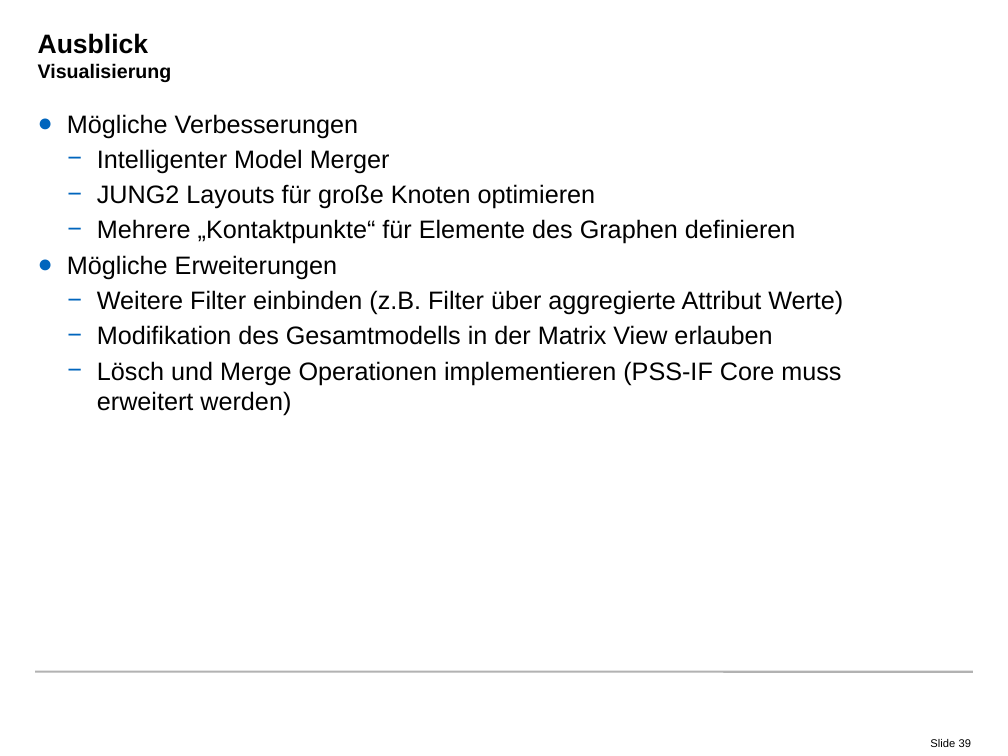
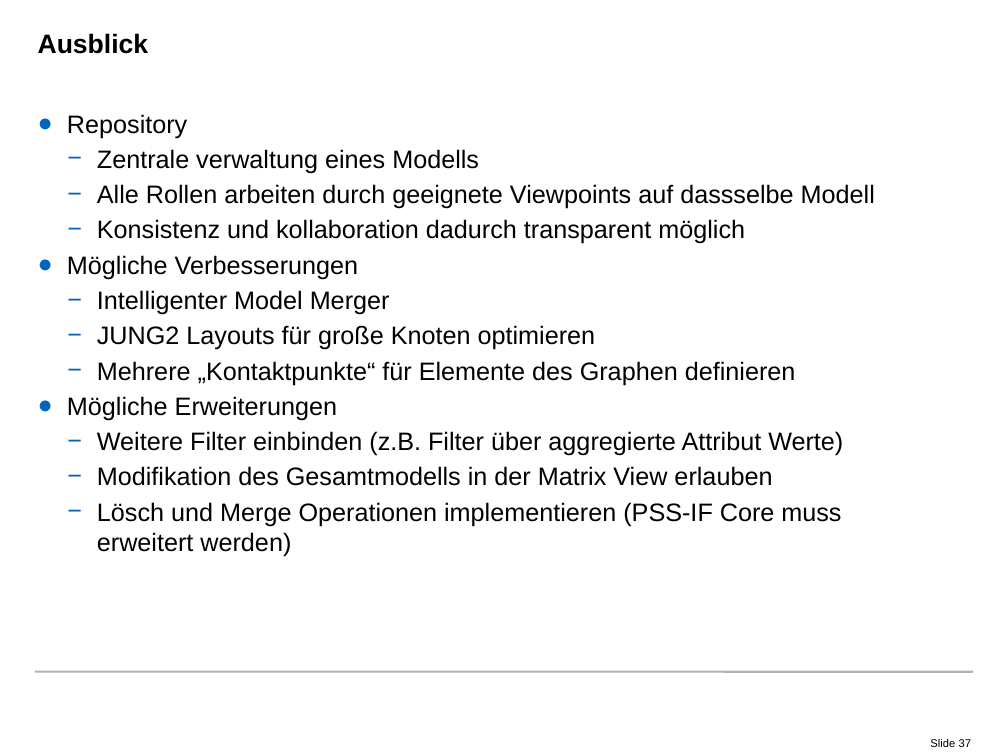
Before and after one commit to radke-tum/idp, a slide deck: slide 37 of pssif/doc/PSSIF.pptx (slide 39 before the commit). Drawn at 1008x756 pixels with LibreOffice and Linux fonts; fonts in the diff are those of the drawing; background and template pictures are left out. Boxes give left, top, right and bottom in pixels: in the first picture for what was removed or moved away, otherwise in the second. Text is boxed around its words. In the diff, an @@ line names an element or a change of style, - is before the commit and + after.

```diff
--- a/pssif/doc/PSSIF.pptx
+++ b/pssif/doc/PSSIF.pptx
@@ title at (38, 33, 149, 54): text changed; size 14 to 19 pt @@
-Ausblick
-Visualisierung
+Ausblick
@@ text at (67, 114, 875, 244): paragraphs added @@
+● Repository
+  − Zentrale verwaltung eines Modells
+  − Alle Rollen arbeiten durch geeignete Viewpoints auf dassselbe Modell
+  − Konsistenz und kollaboration dadurch transparent möglich
@@ page number at (930, 739, 971, 747): text changed @@
-Slide 39
+Slide 37
```
Also in this commit, not shown: 32 other slides changed, 4 slides added, 6 slides removed, 8 other files.
